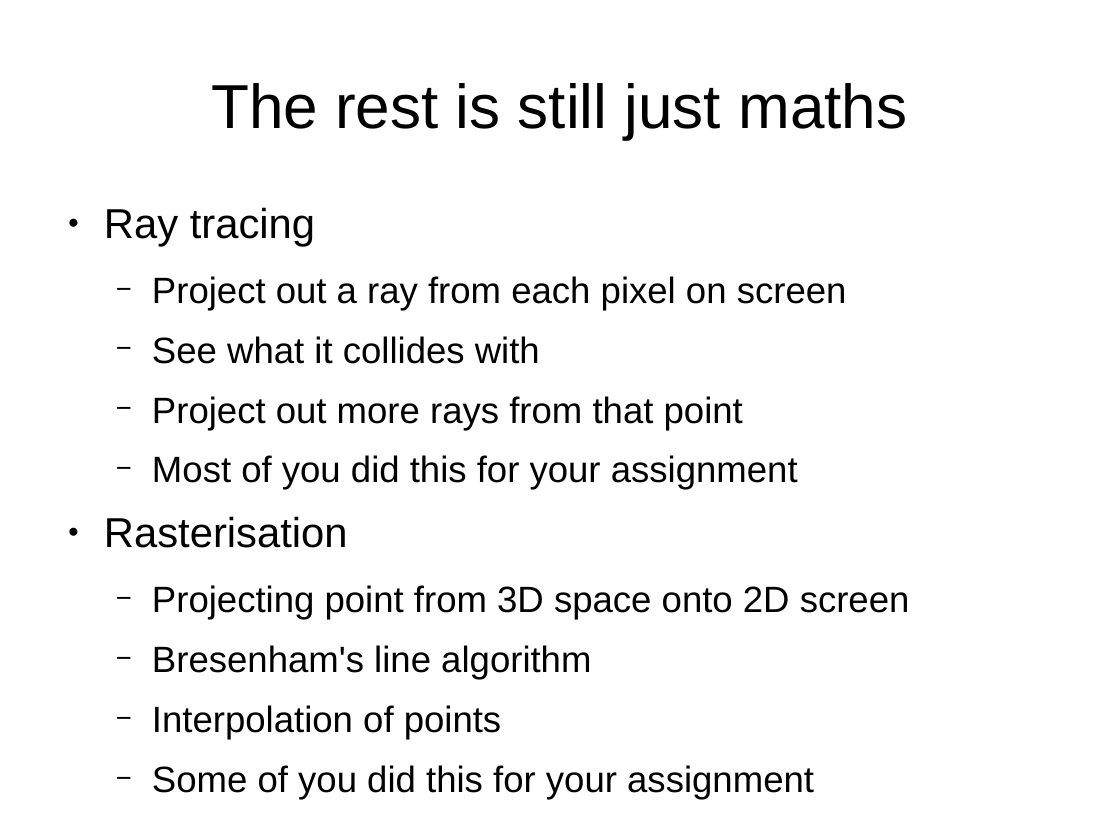
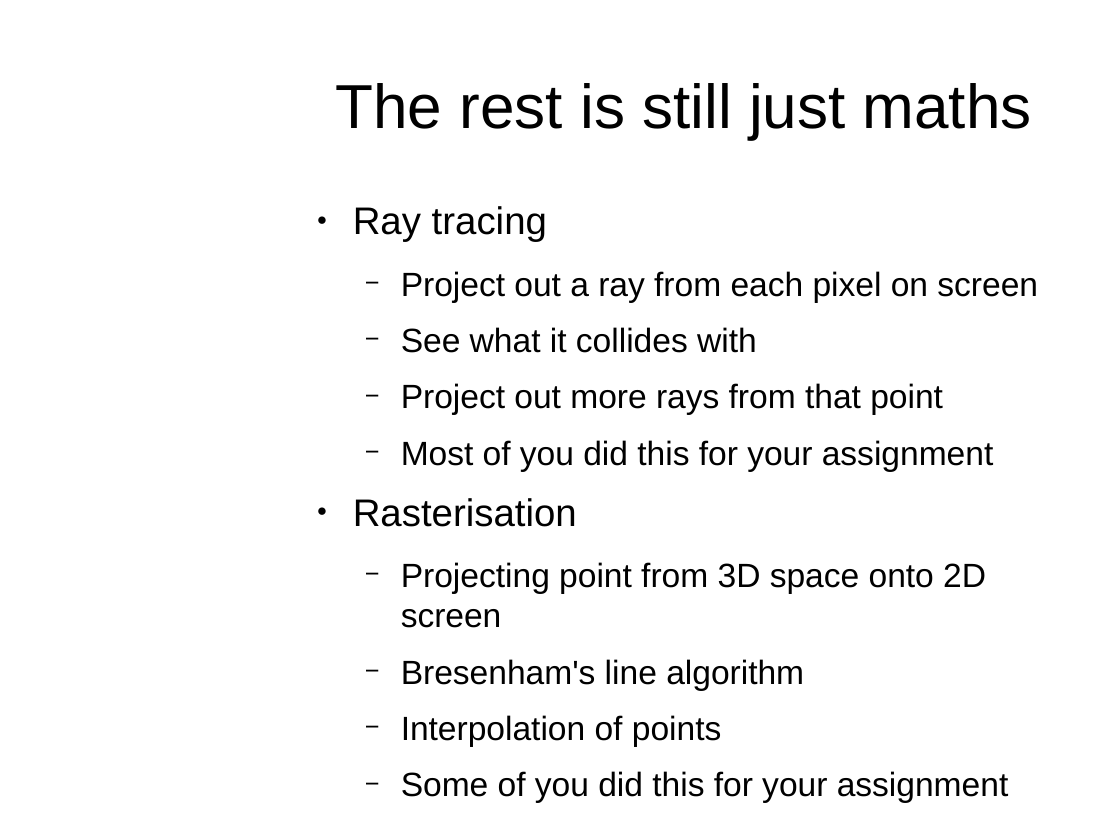
Before and after one commit to osen/creativelabs, a slide deck: slide 5 of 3dgp/3dgp-lec1.odp (slide 4 before the commit). Drawn at 1120x840 pixels with LibreOffice and Linux fonts; fonts in the diff are those of the drawing; background and template pictures are left out. Boxes give left, top, right and bottom in pixels: in the first picture for what was removed or moved away, otherwise in the second. Text is boxed around its words. In the diff, an @@ line names an element or a change of style, - is before the commit and + after.

```diff
--- a/3dgp/3dgp-lec1.odp
+++ b/3dgp/3dgp-lec1.odp
@@ text added at (10, 14, 244, 195), 18 pt, text #FFFFFF, bold @@
+3D Graphics Programming
+Introduction
+5
@@ title "The rest is still just ...": place and size @@
-title "The rest is still just ..." at (211, 83, 907, 139)
+title "The rest is still just ..." at (336, 83, 1032, 139)
@@ text "Ray tracing": place and size @@
-text "Ray tracing" at (104, 207, 910, 799)
+text "Ray tracing" at (353, 206, 1038, 803)
@@ text "Ray tracing" at (353, 206, 1038, 803): size 29.6 to 27.2 pt in "Ray tracing", "Rasterisation"; size 25.9 to 23.8 pt @@
```
Also in this commit, not shown: 21 other slides changed, 3 slides added, 1 slide removed, 5 other files.
